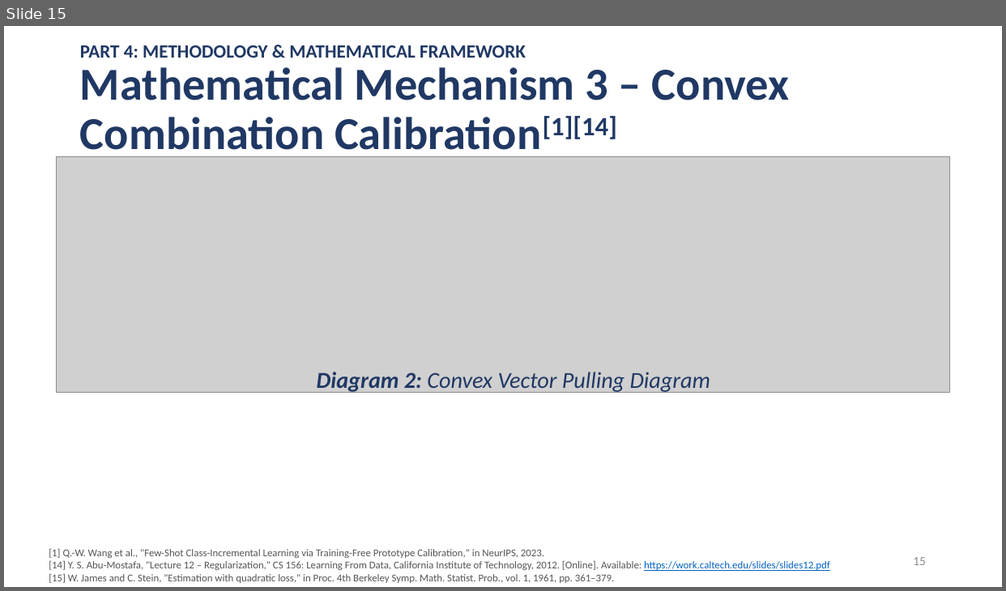
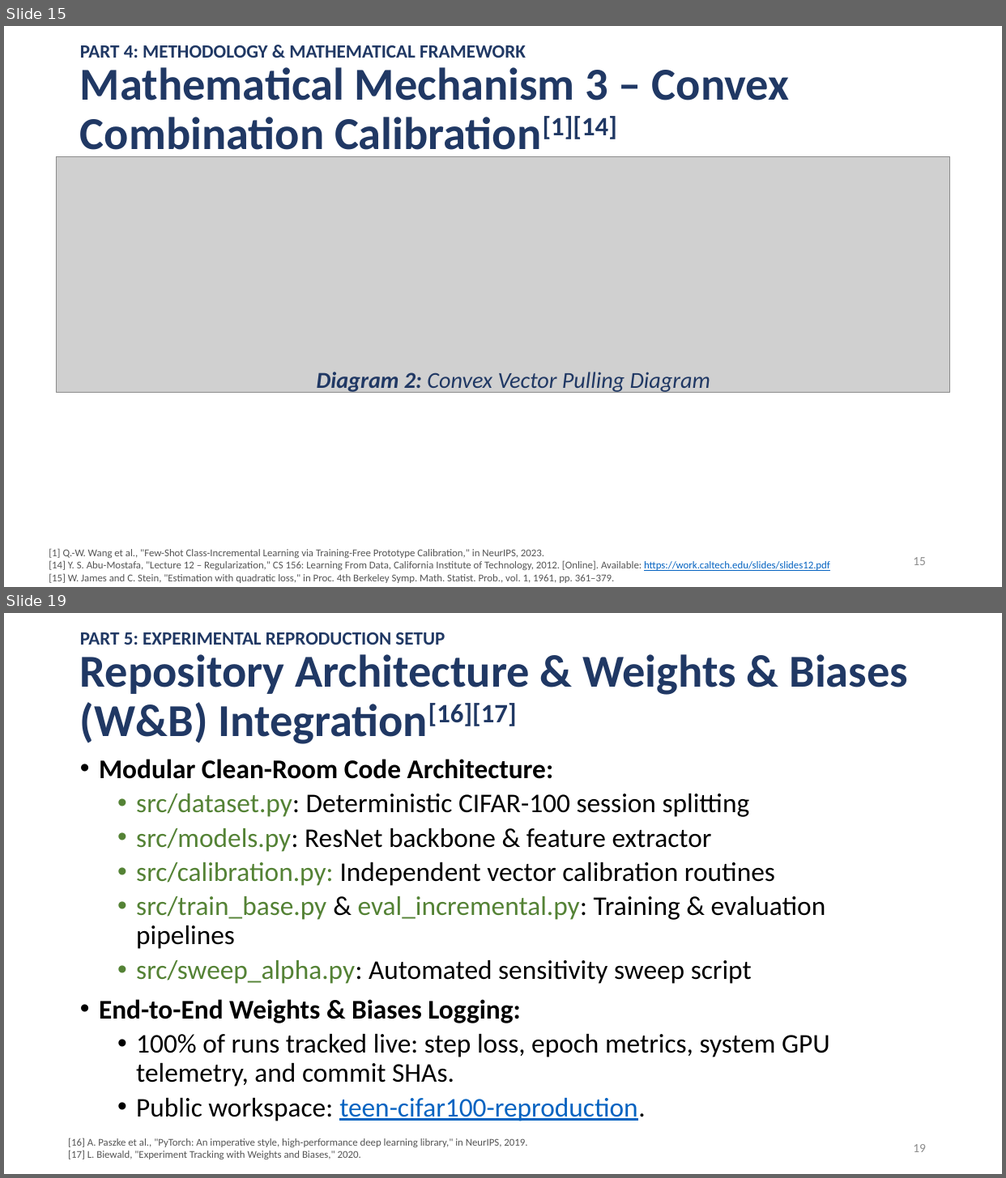
Before and after one commit to famevease/Intro2ML_Adopt-ML-paper, a slide deck: slides/presentation_v1.pptx. Shown one above the other, each under a label of ours: slide 15 before the commit, slides 15 and 19 after it; the slides between them are not shown. The pictures are 1006x591 and 1006x1178 pixels, drawn with LibreOffice and Linux fonts; fonts in the diff are those of the drawing; grey boxes stand for pictures. Boxes give left, top, right and bottom in pixels: in the first picture for what was removed or moved away, otherwise in the second. Text is boxed around its words. In the diff, an @@ line names an element or a change of style, - is before the commit and + after.

```diff
--- a/slides/presentation_v1.pptx
+++ b/slides/presentation_v1.pptx
@@ slide 19 added at box(4, 613, 1002, 1174), background #FFFFFF @@
@@ text added at box(80, 632, 445, 645), 18 pt, text #203864, bold @@
+PART 5: EXPERIMENTAL REPRODUCTION SETUP
@@ title added at box(80, 654, 908, 744), 44 pt, text #203864, bold @@
+Repository Architecture & Weights & Biases (W&B) Integration[16][17]
@@ text added at box(99, 759, 830, 1122), 26 pt, text #000000 @@
+• Modular Clean-Room Code Architecture:
+  • src/dataset.py: Deterministic CIFAR-100 session splitting
+  • src/models.py: ResNet backbone & feature extractor
+  • src/calibration.py: Independent vector calibration routines
+  • src/train_base.py & eval_incremental.py: Training & evaluation pipelines
+  • src/sweep_alpha.py: Automated sensitivity sweep script
+• End-to-End Weights & Biases Logging:
+  • 100% of runs tracked live: step loss, epoch metrics, system GPU telemetry, and commit SHAs.
+  • Public workspace: teen-cifar100-reproduction.
@@ text added at box(68, 1138, 527, 1160), 10 pt, text #555555 @@
+[16] A. Paszke et al., "PyTorch: An imperative style, high-performance deep learning library," in NeurIPS, 2019.
+[17] L. Biewald, "Experiment Tracking with Weights and Biases," 2020.
@@ page number added at box(913, 1144, 926, 1152), 12 pt, text #8C8C8C @@
+19
```
Also in this commit, not shown: 1 slide changed, 2 other slides added, 2 other files.
